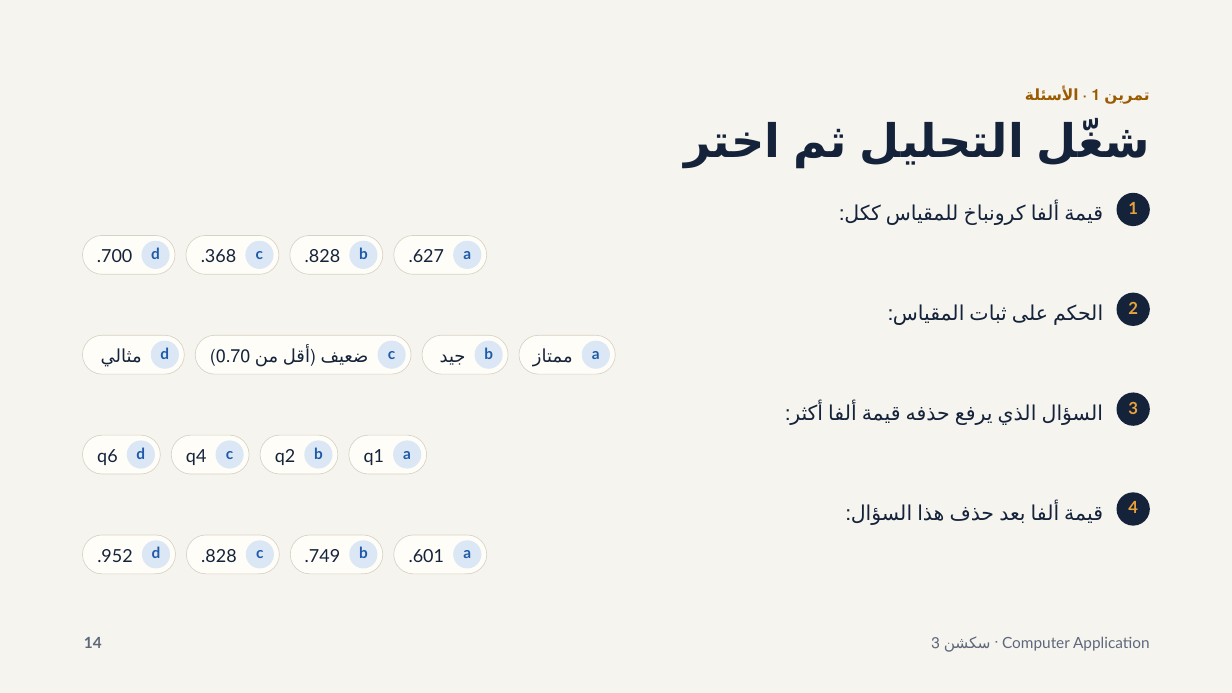
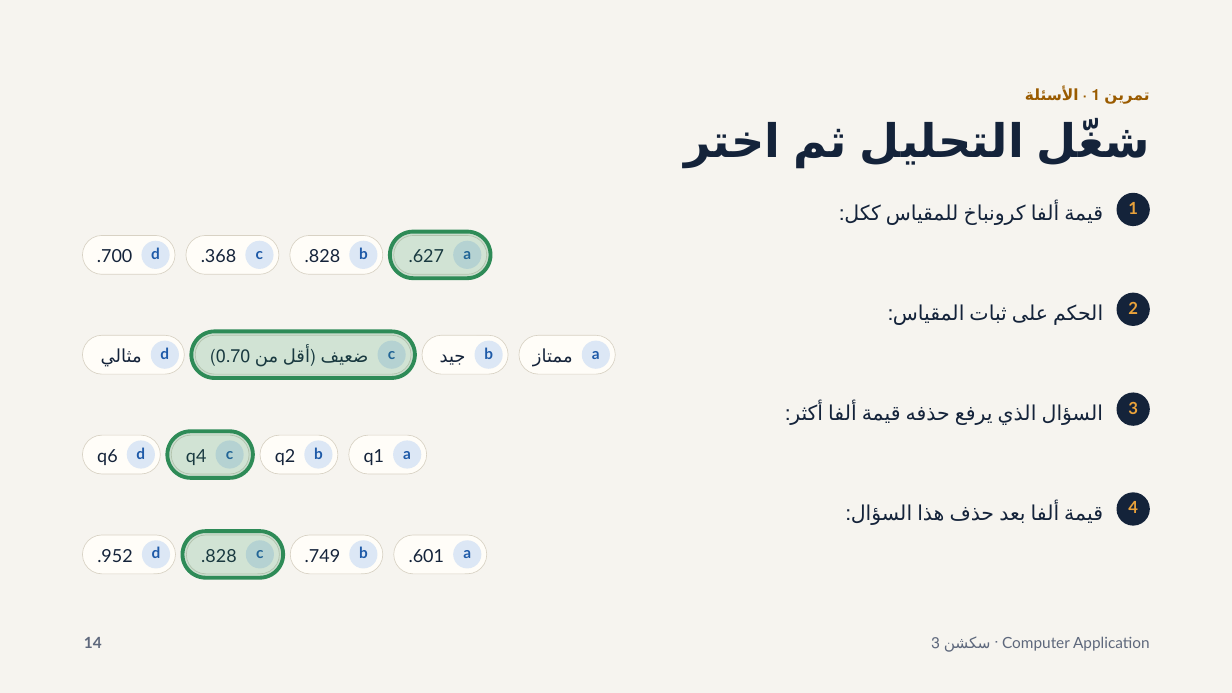
Before and after one commit to moali30/computer-application-2026-2027, a slide deck: slide 14 of سكشن 3 — ثبات الاستبيان.pptx. Drawn at 1232x693 pixels with LibreOffice and Linux fonts; fonts in the diff are those of the drawing. Boxes give left, top, right and bottom in pixels: in the first picture for what was removed or moved away, otherwise in the second. Text is boxed around its words. In the diff, an @@ line names an element or a change of style, - is before the commit and + after.

```diff
--- a/سكشن 3 — ثبات الاستبيان.pptx
+++ b/سكشن 3 — ثبات الاستبيان.pptx
@@ rounded rectangle added at [390,232,491,278], fill #2E8B57 at 22% opacity, outline #2E8B57 3 pt @@
@@ rounded rectangle added at [191,332,415,378], fill #2E8B57 at 22% opacity, outline #2E8B57 3 pt @@
@@ rounded rectangle added at [167,432,253,478], fill #2E8B57 at 22% opacity, outline #2E8B57 3 pt @@
@@ rounded rectangle added at [183,531,284,578], fill #2E8B57 at 22% opacity, outline #2E8B57 3 pt @@
```
Also in this commit, not shown: 2 other slides changed, 2 other files.
